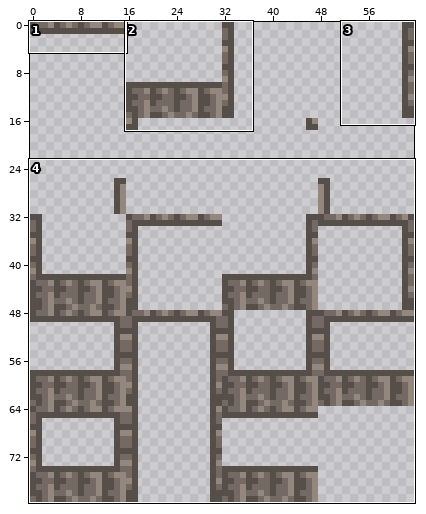
A sprite sheet gets an edit: graphics/images/wall_wooden.png. Above: a wide view before the commit, with the close-up outlined.
Close-up. Before the commit:
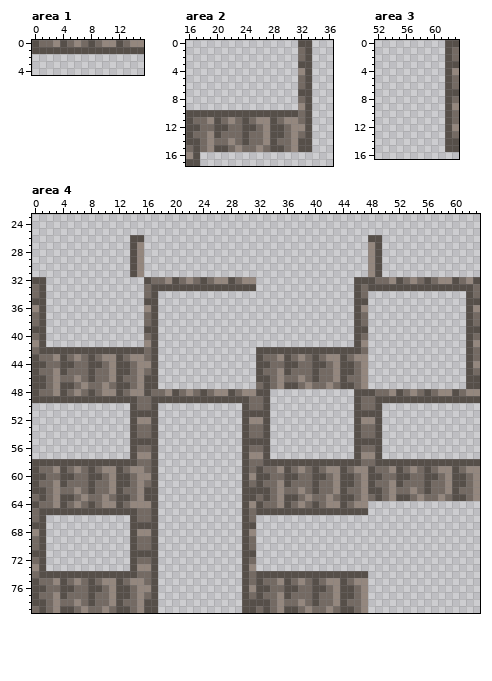
The file is 128x160 pixels, drawn in blocks of 2x2; one block is one cell here. Shown: area 1: x 0..15, y 0..4; area 2: x 16..36, y 0..17; area 3: x 52..63, y 0..16; area 4: x 0..63, y 23..79. The commit also changed other parts of the picture, which this record leaves out.
And afterwards:
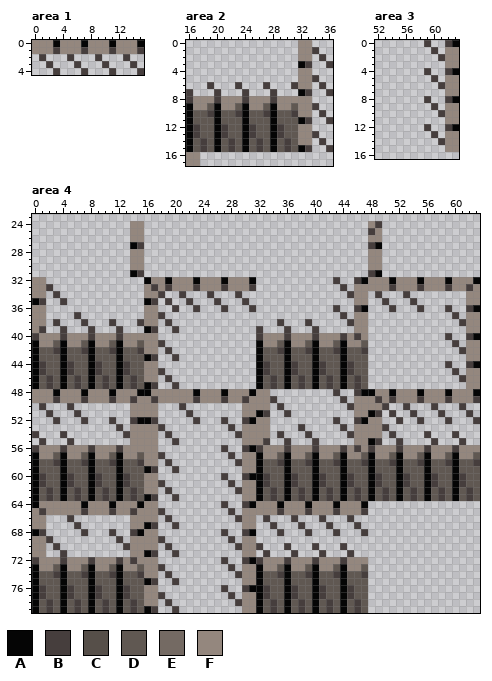
Palette (. is transparent): A #050505  B #463e3d  C #564f49  D #605852  E #746a63  F #94877e
The exact change:
Changed rows in their new state; - is an unchanged pixel.
Area 1:
first column x 0:
0 FFFAFF-AFF-AFF-A
1 FFFBFFFBFFFBFFFB
2 -B---B---B---B--
3 --B---B---B---B-
4 ---B---B---B---B
Area 2:
first column x 16:
 0 ----------------FF---
 1 ----------------FFB--
 2 ----------------FF-B-
 3 ----------------AB--B
 4 -----------------F---
 5 ----------------FFB--
 6 ---B---B---B---BFF-B-
 7 B---B---B---B---AB--B
 8 BFFFBFFFBFFFBFFFFF---
 9 AFFDAFFDAFFDAFFD-FB--
10 ADDBADDBADDBADDBFF-B-
11 ADDDADDDADDDADDDAB--B
12 ABDDABDDABDDABDD-F---
13 ABDDABDDABDDABDDFFB--
14 ADBDADBDADBDADBDFF-B-
15 ADBDADBDADBDADBDAB--B
16 -F-------------------
17 FF-------------------
Area 3:
first column x 59:
 0 B--BA
 1 -B-FF
 2 --BFF
 3 ---FF
 4 B--BA
 5 -B-FF
 6 --BFF
 7 ---FF
 8 B--BA
 9 -B-F-
10 --BFF
11 ---FF
12 B--BA
13 -B-FF
14 --BFF
15 ---FF
Area 4:
first column x 0:
24 --------------FF--------------------------------FB--------------
25 --------------FF--------------------------------BF--------------
26 --------------FF--------------------------------FF--------------
27 --------------AB--------------------------------BA--------------
28 --------------F----------------------------------F--------------
29 --------------F----------------------------------F--------------
30 --------------F----------------------------------F--------------
31 --------------AB--------------------------------BA--------------
32 FF--------------AFFAFF-AFF-AFF-A-----------B--BAFFFAFF-AFF-AFF-A
33 FFB-------------FBFBFFFBFFFBFFFB------------B-FFFFFBFFFBFFFBFFBF
34 FF-B------------FFB--B---B---B---------------BFF-B---B--------FF
35 AB--B-----------AB-B--B---B---B---------------FF--B---B-------FF
36 -F---------------F--B--B---B---B-----------B--BA---B---B---B--BA
37 FF----B---------FFB-------------------------B-FF------------B-FF
38 FF-B---B---B---BFF-B---------------B---B-----BFF-------------BFF
39 FB--B---B---B---AB--B-----------B---B---B-----FF--------------FF
40 BFFFBFFFBFFFBFFFFF--------------BFFFBFFFBFFFBFBF-----------B--BA
41 AFFDAFFDAFFDAFFD-FB-------------AFFDAFFDAFFDAFFD------------B-F-
42 ADDBADDBADDBADDBFF-B------------ADDBADDBADDBADDB-------------BFF
43 ADDDADDDADDDADDDAB--B-----------ADDDADDDADDDADDD--------------FF
44 ABDDABDDABDDABDD-F--------------ABDDABDDABDDABDD-----------B--BA
45 ABDDABDDABDDABDDFFB-------------ABDDABDDABDDABDD------------B-FF
46 ADBDADBDADBDADBDFF-B------------ADBDADBDADBDADBD-------------BFF
47 ADBDADBDADBDADBDAB--B-----------ADBDADBDADBDADBD--------------FF
48 FFFAFF-AFF-AFF-AAFF-FF-AFF-AFF-AFF---------B--BAAFFAFF-AFF-AFF-A
49 FFFBFFFBFFFBFFBFFBFFFFFBFFFBFFBFFFB---------B-FFFBFBFFFBFFFBFFFB
50 -B---B--------FFFF---B--------FFFF-B---------BFFFFB--B---B---B--
51 --B---B-------FFFF----B-------FFAB--B---------FFAB-B--B---B---B-
52 ---B---B---B--BAAB-----B---B--BA-F---------B--BA-F--B--B---B---B
53 ------------B-FFFFB---------B-FFFF----B-----B-FFFFB-------------
54 B---B--------BFFFF-B---------BFFFF-B---B-----BFFFF-B----B---B---
55 -B---B--------FFFF--B---------FFFB--B---B-----FFAB--B----B---B--
56 BFFFBFFFBFFFBFFFFF---------B--BABFFFBFFFBFFFBFBFBFFFBFFFBFFFBFFF
57 AFFDAFFDAFFDAFFD-FB---------B-F-AFFDAFFDAFFDAFFDAFFDAFFDAFFDAFFD
58 ADDBADDBADDBADDBFF-B---------BFFADDBADDBADDBADDBADDBADDBADDBADDB
59 ADDDADDDADDDADDDAB--B---------FFADDDADDDADDDADDDADDDADDDADDDADDD
60 ABDDABDDABDDABDD-F---------B--BAABDDABDDABDDABDDABDDABDDABDDABDD
61 ABDDABDDABDDABDDFFB---------B-FFABDDABDDABDDABDDABDDABDDABDDABDD
62 ADBDADBDADBDADBDFF-B---------BFFADBDADBDADBDADBDADBDADBDADBDADBD
63 ADBDADBDADBDADBDAB--B---------FFADBDADBDADBDADBDADBDADBDADBDADBD
64 AFF-FF-AFF-AFF-A-F---------B--BAFFFAFF-AFF-AFF-A----------------
65 FBFFFFFBFFFBFFBFFFB---------B-FFFFFBFFFBFFFBFFFB----------------
66 FF---B--------FFFF-B---------BFF-B---B---B---B------------------
67 FF----B-------FFAB--B---------FF--B---B---B---B-----------------
68 AB-----B---B--BA-F---------B--BA---B---B---B---B----------------
69 FFB---------B-FFFFB---------B-FF--------------------------------
70 FF-B---------BFFFF-B---------BFFB---B---B---B-------------------
71 FF--B---------FFAB--B---------FF-B---B---B---B------------------
72 BFFFBFFFBFFFBFBFFF---------B--BABFFFBFFFBFFFBFFF----------------
73 AFFDAFFDAFFDAFFD-FB---------B-F-AFFDAFFDAFFDAFFD----------------
74 ADDBADDBADDBADDBFF-B---------BFFADDBADDBADDBADDB----------------
75 ADDDADDDADDDADDDAB--B---------FFADDDADDDADDDADDD----------------
76 ABDDABDDABDDABDD-F---------B--BAABDDABDDABDDABDD----------------
77 ABDDABDDABDDABDDFFB---------B-FFABDDABDDABDDABDD----------------
78 ADBDADBDADBDADBDFF-B---------BFFADBDADBDADBDADBD----------------
79 ADBDADBDADBDADBDAB--B---------FFADBDADBDADBDADBD----------------
Pixel boxes of the changes (left, top, right, bottom) in both close-ups:
changed: (32, 40, 144, 75)
changed: (186, 40, 333, 166)
changed: (424, 40, 459, 152)
changed: (32, 221, 480, 613)
